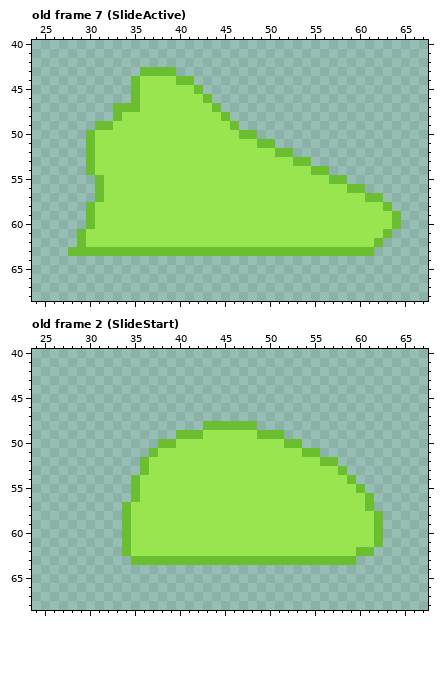
A pixel-art file gets an edit: Robot Game/Assets/Art/Animations/Enemy Animations/Slime/Slime.aseprite. The picture above is the old version.
96x96 pixels, 10 frames. Shown: old frame 7 (SlideActive): x 24..67, y 40..68; old frame 2 (SlideStart): x 24..67, y 40..68. The commit also changed other frames, which this record leaves out.
And afterwards:
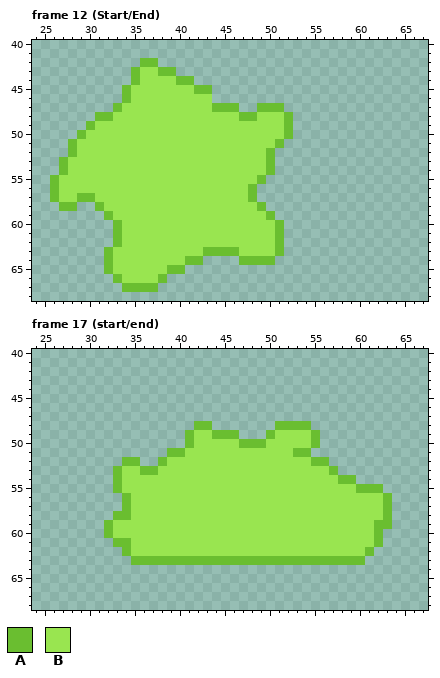
Palette (. is transparent): A #6abe30  B #99e550
A new or re-ordered frame is compared with the old frame closest to it.
The exact change:
frames 10 -> 22
Changed rows in their new state; - is an unchanged pixel.
Frame 12 (Start/End) is new; against old frame 7 (SlideActive):
first column x 26:
42 ----------AA---------------------------
43 ---------ABB---------------------------
45 --------AB-------A---------------------
46 --------AB-------B---------------------
47 --------BB---------AA--AAA-------------
48 -----AAB-----------BBAABBBA------------
49 ----ABB-------------BBBBBBA------------
50 ---AB----------------BBBBBA------------
51 --ABB------------------BBA-------------
52 --ABB-------------------A..------------
53 -ABBB-------------------A....----------
54 -ABBB-------------------A......--------
55 ABBBBB-----------------A.........------
56 ABBBBB----------------A............----
57 ABBAAB----------------A..............--
58 -AA-.A-----------------A..............-
59 ----..A-----------------A..............
60 ----...A-----------------A.............
61 ---....A-----------------A............-
62 ---....A-----------------A...........--
63 --....-BBBBBBBBBB----BBBB-..........---
64 ------ABBBBBBBBAA----AAAA--------------
65 ------ABBBBBBAA------------------------
66 -------ABBBBA--------------------------
67 --------AAAA---------------------------
Frame 17 (start/end) is new; against old frame 2 (SlideStart):
first column x 32:
48 ----------A-.....--AAAA---------
49 --------.-B-AAA...-BBBBA--------
50 ------...A-----AAA--BBBA--------
51 -----..AA------------A-.--------
52 --AA..A----------------A-.------
53 -ABB-A-------------------A.-----
54 -ABB----------------------A-----
55 -ABB-------------------------AA-
56 --AB-------------------------BBA
57 -----------------------------BBA
58 -A----------------------------BA
59 ABB----------------------------A
60 ABB-----------------------------
61 -A------------------------------
62 ----------------------------B---
63 ----------------------------A---
Pixel boxes of the changes (left, top, right, bottom) in both pictures:
changed: (50, 58, 401, 292)
changed: (104, 421, 392, 565)
